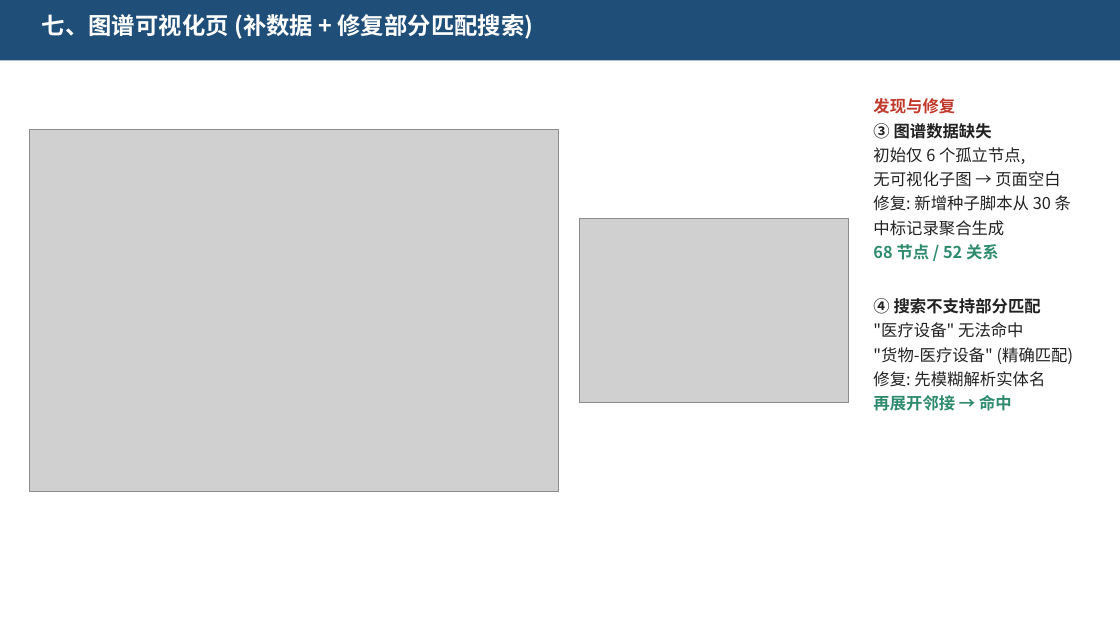
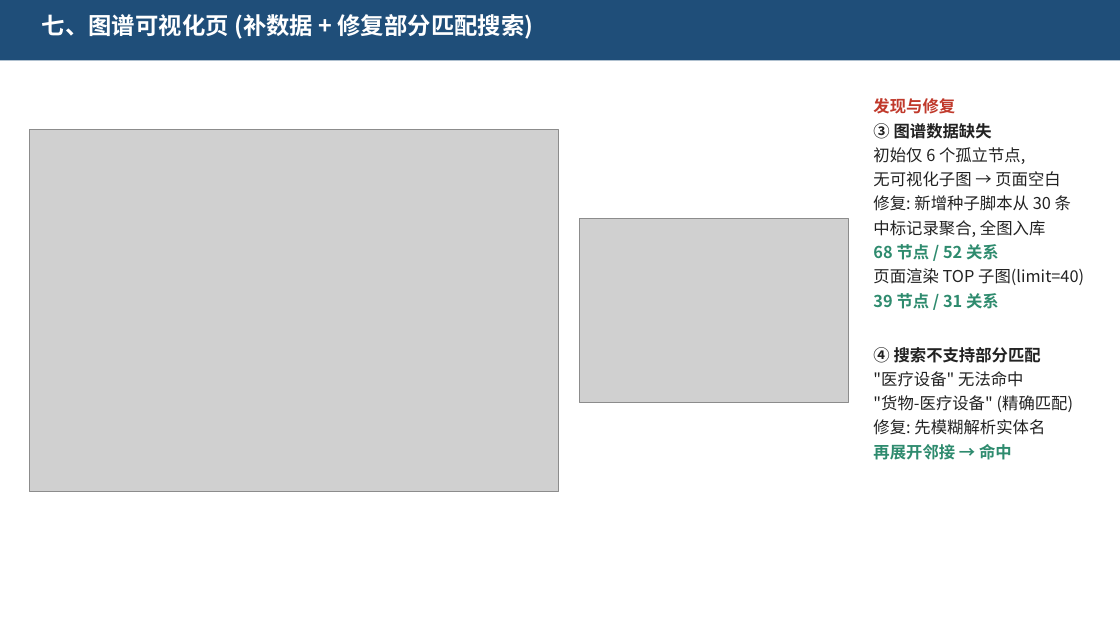
Before and after one commit to wuyang-vs/Bidding_QA_Chatbot, a slide deck: slide 8 of 前端功能测试报告.pptx. Drawn at 1120x630 pixels with LibreOffice and Linux fonts; fonts in the diff are those of the drawing; grey boxes stand for pictures. Boxes give left, top, right and bottom in pixels: in the first picture for what was removed or moved away, otherwise in the second. Text is boxed around its words. In the diff, an @@ line names an element or a change of style, - is before the commit and + after.

```diff
--- a/前端功能测试报告.pptx
+++ b/前端功能测试报告.pptx
@@ text at box(873, 220, 1045, 237): text changed @@
-中标记录聚合生成
+中标记录聚合, 全图入库
@@ text at box(873, 268, 1084, 309): paragraphs added @@
+页面渲染 TOP 子图(limit=40)
+39 节点 / 31 关系
```
Also in this commit, not shown: 4 other slides changed, 1 other file.
